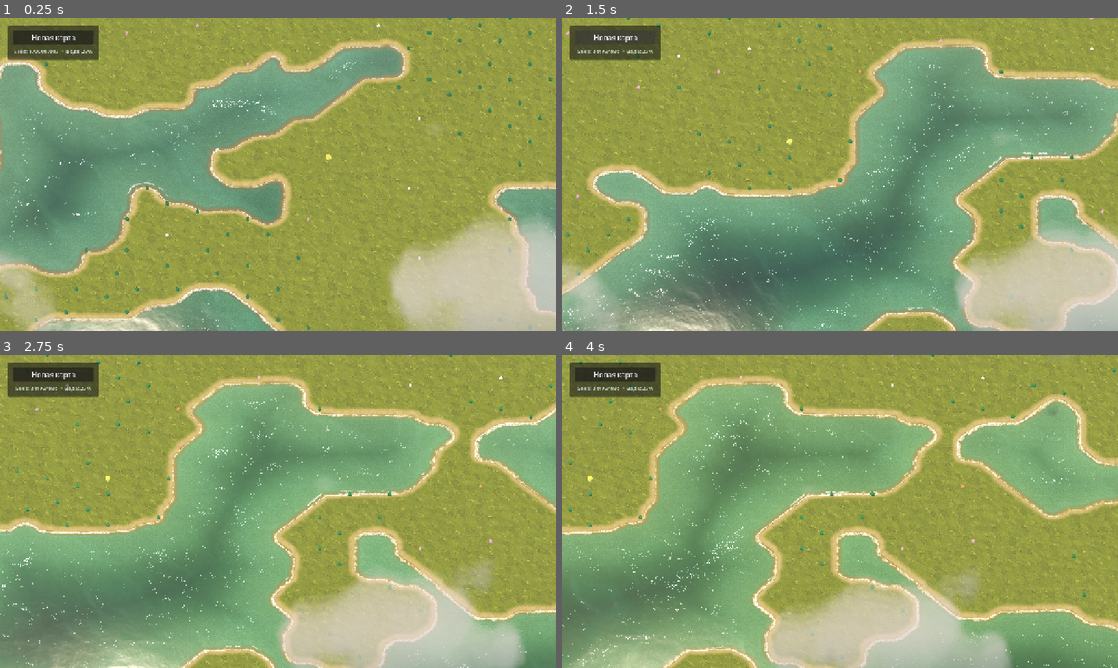
Above: before the commit, frames 1-4 (two rows, left to right).
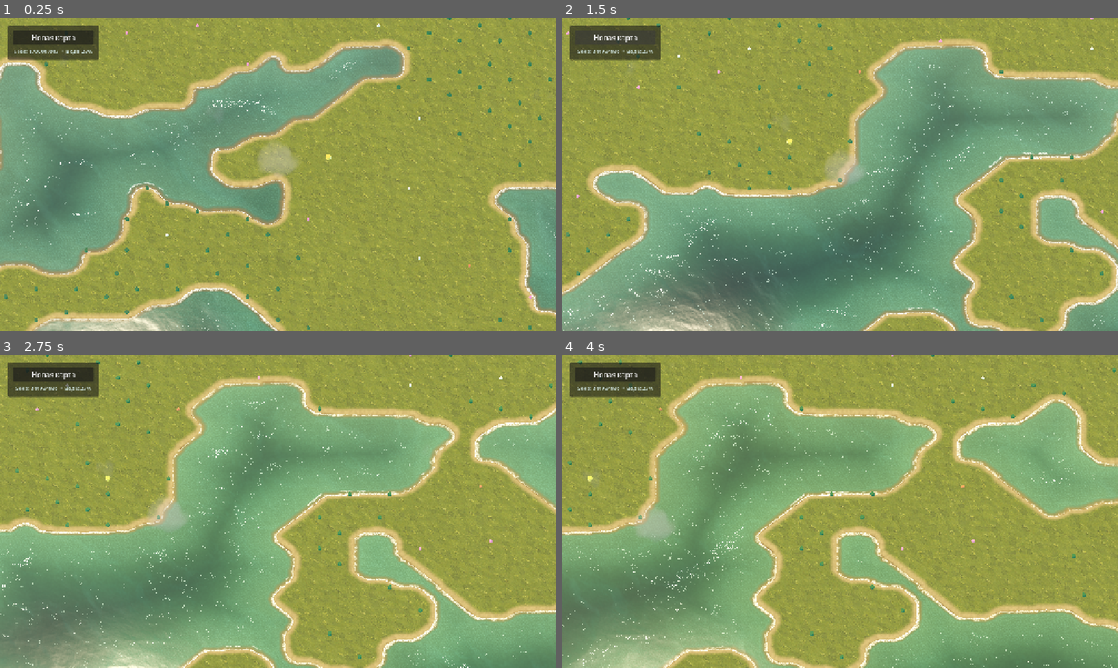
Above: after the commit, the same moments.

Repository: FROSTEG12/RTS-Perlin-Prototype
Game: Godot game, scene res://scenes/main.tscn
Same seed, same stepped clock (60 frames per second), same inputs: the game is played once before the commit and once after it.
Inputs (mouse positions are in pixels of both pictures, inside the frame that each line leads up to):
- Up to frame 1 (0.25 s): no input
- Up to frame 2 (1.5 s): click "Новая карта" at 0.5 s; click "Новая карта" at 1.25 s
- Up to frame 3 (2.75 s): move the mouse to (400, 495) at 2.02 s; hold D from 2.03 s (still down); click (400, 495) at 2.17 s
- Up to frame 4 (4 s): release D at 2.75 s; drag from (728, 527) to (812, 574) at 2.77 s; move the mouse to (895, 442) at 3.52 s; hold D from 3.53 s (still down)

The runs differ from the first frame. In frame 1, 11% of the frame differs, in the area x 0-100%, y 39-100%; in frame 2, 9.4%; in frame 3, 11%; in frame 4, 9.5%.

Commit message:
feat: separate high cloud shadows from visible cloudlets

Diff:
--- a/shaders/grass.gdshader
+++ b/shaders/grass.gdshader
@@ -10,9 +10,12 @@
 uniform vec3 wet_sand_color : source_color = vec3(0.48, 0.38, 0.22);
 uniform vec3 dry_sand_color : source_color = vec3(0.76, 0.63, 0.38);
 uniform vec2 cloud_wind_direction = vec2(0.91, 0.41);
-uniform float cloud_scale : hint_range(0.005, 0.2, 0.001) = 0.034;
-uniform float cloud_speed : hint_range(0.0, 2.0, 0.01) = 0.68;
-uniform float cloud_coverage : hint_range(0.0, 1.0, 0.01) = 0.63;
+uniform float high_cloud_scale : hint_range(0.005, 0.2, 0.001) = 0.018;
+uniform float high_cloud_speed : hint_range(0.0, 2.0, 0.01) = 0.18;
+uniform float high_cloud_coverage : hint_range(0.0, 1.0, 0.01) = 0.68;
+uniform float low_cloud_scale : hint_range(0.005, 0.2, 0.001) = 0.085;
+uniform float low_cloud_speed : hint_range(0.0, 2.0, 0.01) = 0.72;
+uniform float low_cloud_coverage : hint_range(0.0, 1.0, 0.01) = 0.75;
 uniform float cloud_shadow_strength : hint_range(0.0, 1.0, 0.01) = 0.76;
 uniform vec3 cloud_shadow_tint : source_color = vec3(0.24, 0.31, 0.35);
 
@@ -58,10 +61,15 @@
 	float irregular_transition = smoothstep(0.18, 0.82, sand_detail);
 	sand_to_grass = clamp(sand_to_grass + (irregular_transition - 0.5) * 0.18, 0.0, 1.0);
 	ALBEDO = mix(sand, grass, sand_to_grass);
-	float cloud_shadow = projected_cloud_density(
+	float high_cloud_shadow = projected_cloud_density(
 		world_position.xz, TIME, cloud_wind_direction,
-		cloud_scale, cloud_speed, cloud_coverage
+		high_cloud_scale, high_cloud_speed, high_cloud_coverage, 24.0, 5.0
 	);
+	float low_cloud_shadow = projected_cloud_density(
+		world_position.xz, TIME, cloud_wind_direction,
+		low_cloud_scale, low_cloud_speed, low_cloud_coverage, 11.0, 1.4
+	);
+	float cloud_shadow = max(high_cloud_shadow, low_cloud_shadow * 0.08);
 	ALBEDO *= mix(vec3(1.0), cloud_shadow_tint, cloud_shadow * cloud_shadow_strength);
 	ROUGHNESS = 0.94;
 	SPECULAR = 0.16;
--- a/shaders/low_clouds.gdshader
+++ b/shaders/low_clouds.gdshader
@@ -10,19 +10,29 @@
 uniform float ortho_size = 22.0;
 uniform float viewport_aspect = 1.7778;
 
-uniform float coverage : hint_range(0.0, 1.0, 0.01) = 0.63;
-uniform float cloud_bottom = 7.5;
-uniform float thickness : hint_range(1.0, 12.0, 0.1) = 5.0;
 uniform float absorption : hint_range(0.1, 2.0, 0.01) = 0.82;
 uniform vec2 cloud_wind_direction = vec2(0.91, 0.41);
-uniform float cloud_speed : hint_range(0.0, 2.0, 0.01) = 0.68;
-uniform float world_scale : hint_range(0.001, 0.2, 0.001) = 0.034;
-uniform float opacity : hint_range(0.0, 1.0, 0.01) = 0.82;
+
+// The high cloud deck is deliberately not rendered here. It only contributes
+// slow broad shadows in the terrain and water shaders. This is the sparse,
+// faster lower deck which the player can actually see.
+uniform float visible_cloud_bottom = 11.0;
+uniform float visible_cloud_thickness : hint_range(0.5, 4.0, 0.1) = 1.4;
+uniform float visible_cloud_coverage : hint_range(0.0, 1.0, 0.01) = 0.75;
+uniform float visible_cloud_scale : hint_range(0.001, 0.2, 0.001) = 0.085;
+uniform float visible_cloud_speed : hint_range(0.0, 2.0, 0.01) = 0.72;
+uniform float visible_cloud_opacity : hint_range(0.0, 1.0, 0.01) = 0.62;
 
 const int MARCH_STEPS = 8;
 
 
-float density_func(vec3 position, float time) {
+float density_func(
+	vec3 position,
+	float time,
+	float world_scale,
+	float cloud_speed,
+	float coverage
+) {
 	vec2 wind = normalize(cloud_wind_direction);
 	vec3 point = position * world_scale;
 	point.xz -= wind * time * cloud_speed * world_scale;
@@ -32,7 +42,17 @@
 }
 
 
-vec4 render_clouds(vec3 ray_origin, vec3 eye_direction, float time) {
+vec4 render_cloud_layer(
+	vec3 ray_origin,
+	vec3 eye_direction,
+	float time,
+	float cloud_bottom,
+	float thickness,
+	float coverage,
+	float world_scale,
+	float cloud_speed,
+	float opacity
+) {
 	float cloud_top = cloud_bottom + thickness;
 	if (eye_direction.y >= -0.0001 || ray_origin.y <= cloud_bottom) {
 		return vec4(0.0);
@@ -56,7 +76,7 @@
 
 	for (int step_index = 0; step_index < MARCH_STEPS; step_index++) {
 		float height = clamp((cloud_position.y - cloud_bottom) / thickness, 0.0, 1.0);
-		float density = density_func(cloud_position, time);
+		float density = density_func(cloud_position, time, world_scale, cloud_speed, coverage);
 		float vertical_shape = smoothstep(0.0, 0.14, height) * (1.0 - smoothstep(0.78, 1.0, height));
 		density *= mix(0.38, 1.0, vertical_shape);
 		float step_transmittance = exp(-absorption * density * march_step);
@@ -92,7 +112,12 @@
 	vec3 ray_origin = camera_position;
 	ray_origin += camera_right * centered_uv.x * ortho_size * viewport_aspect;
 	ray_origin -= camera_up * centered_uv.y * ortho_size;
-	vec4 cloud = render_clouds(ray_origin, normalize(camera_forward), TIME);
+	vec3 eye_direction = normalize(camera_forward);
+	vec4 cloud = render_cloud_layer(
+		ray_origin, eye_direction, TIME,
+		visible_cloud_bottom, visible_cloud_thickness, visible_cloud_coverage,
+		visible_cloud_scale, visible_cloud_speed, visible_cloud_opacity
+	);
 	if (cloud.a < 0.004) {
 		discard;
 	}
--- a/shaders/water.gdshader
+++ b/shaders/water.gdshader
@@ -63,9 +63,12 @@
 uniform float shore_wave_speed : hint_range(0.0, 1.0, 0.01) = 0.10;
 uniform float shore_wave_frequency : hint_range(1.0, 40.0, 0.5) = 16.0;
 uniform vec2 cloud_wind_direction = vec2(0.91, 0.41);
-uniform float cloud_scale : hint_range(0.005, 0.2, 0.001) = 0.034;
-uniform float cloud_speed : hint_range(0.0, 2.0, 0.01) = 0.68;
-uniform float cloud_coverage : hint_range(0.0, 1.0, 0.01) = 0.63;
+uniform float high_cloud_scale : hint_range(0.005, 0.2, 0.001) = 0.018;
+uniform float high_cloud_speed : hint_range(0.0, 2.0, 0.01) = 0.18;
+uniform float high_cloud_coverage : hint_range(0.0, 1.0, 0.01) = 0.68;
+uniform float low_cloud_scale : hint_range(0.005, 0.2, 0.001) = 0.085;
+uniform float low_cloud_speed : hint_range(0.0, 2.0, 0.01) = 0.72;
+uniform float low_cloud_coverage : hint_range(0.0, 1.0, 0.01) = 0.75;
 uniform float cloud_shadow_strength : hint_range(0.0, 1.0, 0.01) = 0.72;
 uniform vec3 cloud_shadow_tint : source_color = vec3(0.22, 0.31, 0.36);
 
@@ -336,10 +339,15 @@
 	// orthographic zoom level without flattening the real lighting.
 	float slope_readability = smoothstep(0.008, 0.052, length(vertex_normal_world.xz));
 	ALBEDO += vec3(0.010, 0.026, 0.032) * slope_readability;
-	float cloud_shadow = projected_cloud_density(
+	float high_cloud_shadow = projected_cloud_density(
 		world_vert.xz, TIME, cloud_wind_direction,
-		cloud_scale, cloud_speed, cloud_coverage
+		high_cloud_scale, high_cloud_speed, high_cloud_coverage, 24.0, 5.0
 	);
+	float low_cloud_shadow = projected_cloud_density(
+		world_vert.xz, TIME, cloud_wind_direction,
+		low_cloud_scale, low_cloud_speed, low_cloud_coverage, 11.0, 1.4
+	);
+	float cloud_shadow = max(high_cloud_shadow, low_cloud_shadow * 0.08);
 	ALBEDO *= mix(vec3(1.0), cloud_shadow_tint, cloud_shadow * cloud_shadow_strength);
 
 	vec2 wind = normalize(wind_direction);
Not shown, changed: shaders/cloud_common.gdshaderinc
